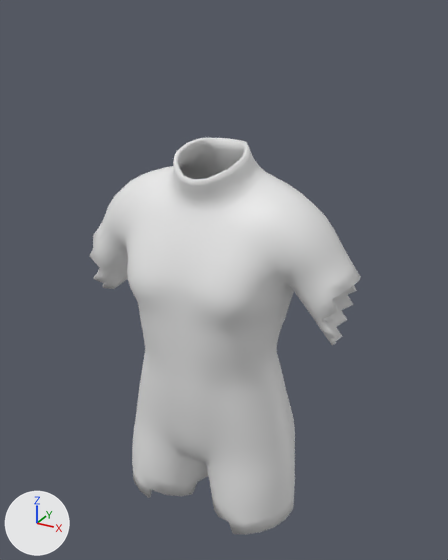
One commit to the FBX model unity/Assets/Art/Chars/Garments/flee_servant.fbx: the scene before it, then after it.
Camera for both pictures: a 50 mm camera at (0.528, -0.945, 1.509) aimed at (0.013, -0.008, 1.04). Every picture has the same lights, and +X, +Y and +Z are marked at lower left. The picture after the commit comes second.

Objects in the first picture: 'garment_flee_servant'.
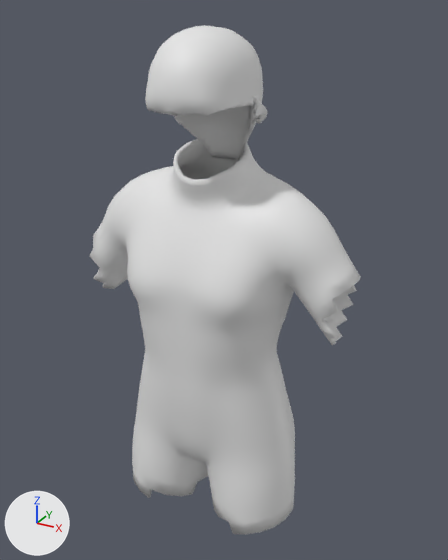
Changed parts and their boxes [x1, y1, x2, y2] in the pictures (448 x 560 px):
'garment_flee_servant', reshaped (28% taller)
    before: [89, 137, 361, 535]
    after: [89, 25, 361, 535]
part 1 of me_garment_flee_servant, added
    after: [145, 25, 268, 161]

Patch to the scene script:
```diff
--- a/unity/Assets/Art/Chars/Garments/flee_servant.fbx.py
+++ b/unity/Assets/Art/Chars/Garments/flee_servant.fbx.py
@@ mat_hair @@
+mat_hair = principled_material('hair')
+mat_hair.base_color = (0.8, 0.8, 0.8)  # white #e7e7e7
@@ me_garment_flee_servant @@
 # used by ob_garment_flee_servant; location = (0.0, 0.0, 0.0)
-me_garment_flee_servant.from_pydata(...)  # 2846 vertices, 2850 faces; spans x -0.271..0.271, y -0.149..0.101, z 0.555..1.296
+me_garment_flee_servant.from_pydata(...)  # 5340 vertices, 5348 faces; spans x -0.271..0.271, y -0.152..0.101, z 0.555..1.484
+# me_garment_flee_servant part 1: a new loose piece of 1974 vertices spanning x -0.102..0.102, y -0.152..0.064, z 1.262..1.484, in mat_hair (white #e7e7e7)
+# other edits to the shape of me_garment_flee_servant do not show in these pictures
 me_garment_flee_servant.materials.append(mat_cloth)
+me_garment_flee_servant.materials.append(mat_hair)  # white #e7e7e7
```
